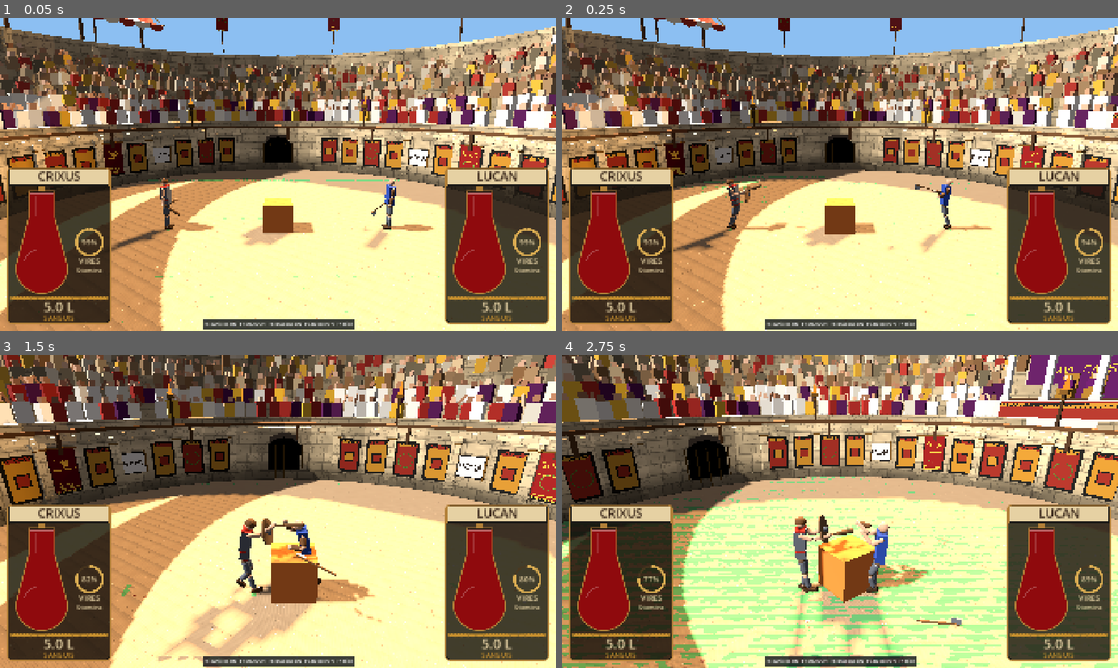
Above: before the commit, frames 1-4 (two rows, left to right).
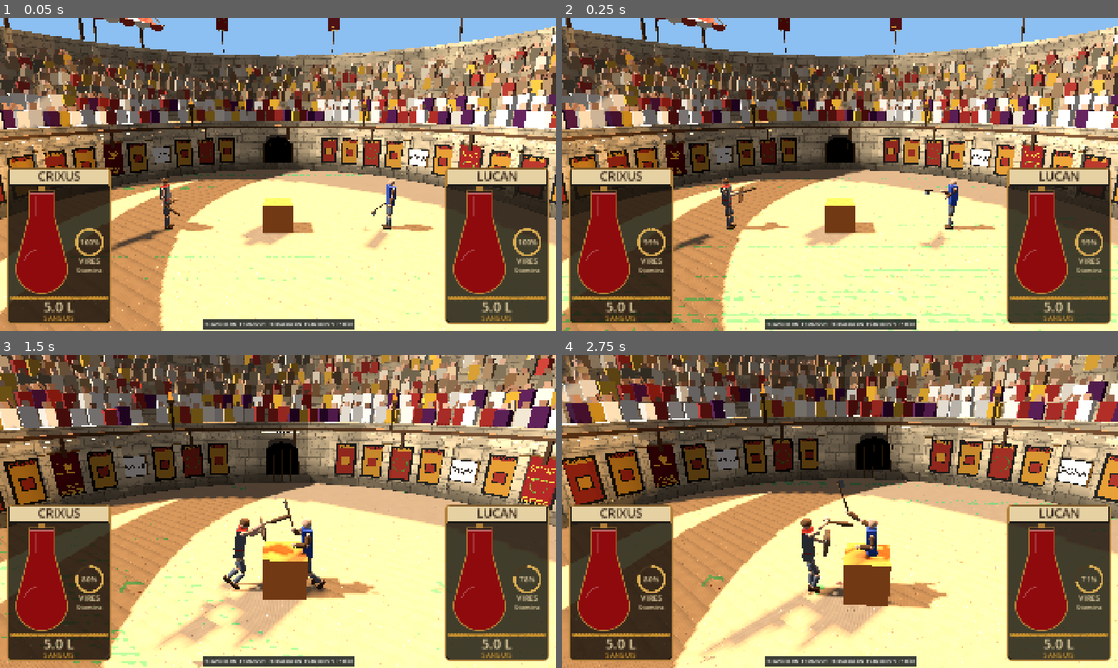
Above: after the commit, the same moments.

Repository: Proximo0/gladiator
Game: Godot game, scene res://game/main.tscn
Two runs of this game, one before a commit and one after it. Both use one fixed random seed, a clock stepped at 60 frames per second and the inputs below.
Inputs (mouse positions are in pixels of both pictures, inside the frame that each line leads up to):
- Up to frame 1 (0.05 s): no input
- Up to frame 2 (0.25 s): no input
- Up to frame 3 (1.5 s): move the mouse to (400, 495) at 0.52 s; hold D (move_right) 0.53-1.25 s; tap E (grab) at 0.6 s; click (400, 495) at 0.67 s; right-click (400, 495) at 0.8 s; drag from (166, 527) to (250, 574) at 1.27 s
- Up to frame 4 (2.75 s): move the mouse to (895, 442) at 2.02 s; hold D (move_right) from 2.03 s (still down); click (895, 442) at 2.1 s; tap E (grab) at 2.3 s

The runs differ from the first frame. In frame 1, 0.7% of the frame differs, in the area x 0-100%, y 0-98%; in frame 2, 7.5%; in frame 3, 36%; in frame 4, 61%, in the area x 0-100%, y 0-100%.

Commit message:
Round 1 AI: bots commit to attacks, seek weapon-specific finishers, aim disarms, ease aim to cut self hits
Co-Authored-By: Claude Opus 5.5 (1M context) <noreply@anthropic.com>
Claude-Session: https://claude.ai/code/session_013R8XaCuSdDMpiKfmDz2iCx

Diff:
--- a/game/ai/fighter_brain.gd
+++ b/game/ai/fighter_brain.gd
@@ -14,7 +14,14 @@
 const GUARD_W: float = 0.55  ## half width of the guard plane (m), mirrors Tuning guard_width
 const GUARD_H: float = 0.45  ## half height of the guard plane (m), mirrors Tuning guard_height
 const WINDUP_AMP: float = 0.85
-const FINISHER_BLOOD: float = 0.4  ## mirrors Tuning finisher_blood_frac
+const SPAWN_HOLD_TICKS: int = 24  ## stand still while the spawn pose settles (a lunging start whips the weapon into the own body)
+const FINISH_STRIKE_SCALE: float = 0.8  ## finisher strikes sweep this much faster (shorter strike)
+const SLEW_NEUTRAL: float = 0.07  ## max aim travel per tick when returning to the neutral guard (no whip-back through the body)
+const AIM_LEFT_LIMIT: float = -0.55  ## aim x below this sweeps the weapon through the own offhand arm (self hits)
+const AIM_LOW_LIMIT: float = -0.75
+const SLEW_RECOVER: float = 0.045
+const SLEW_GUARD: float = 0.2
+const BLUNT_HEAD_BIAS: float = 2.0  ## blunt weapons do not bleed: they win by knocking the head (consciousness)
 
 const ST_APPROACH: int = 0
 const ST_FEINT: int = 1
@@ -36,16 +43,18 @@
 const PRESETS: Dictionary = {
 	"brute": {"aggression": 0.7, "patience": 0.2, "reaction_ms": 260.0, "aim_noise": 0.3,
 		"preferred_attacks": ["overhead", "horizontal"], "risk": 0.6, "range_frac": 0.8, "retreat_stamina": 0.2,
-		"retreat_blood": 0.15, "feint": 0.05, "cripple": 0.0},
+		"retreat_blood": 0.15, "feint": 0.05, "cripple": 0.0, "disarm_aim": 0.08, "commit_ticks": 70},
 	"duelist": {"aggression": 0.5, "patience": 0.8, "reaction_ms": 140.0, "aim_noise": 0.1,
 		"preferred_attacks": ["diag", "thrust", "horizontal"], "risk": 0.3, "range_frac": 0.9,
-		"retreat_stamina": 0.3, "retreat_blood": 0.3, "feint": 0.35, "cripple": 0.5},
+		"retreat_stamina": 0.3, "retreat_blood": 0.3, "feint": 0.35, "cripple": 0.5, "disarm_aim": 0.4,
+		"commit_ticks": 120},
 	"coward": {"aggression": 0.2, "patience": 0.9, "reaction_ms": 200.0, "aim_noise": 0.25,
 		"preferred_attacks": ["thrust", "low"], "risk": 0.05, "range_frac": 1.3, "retreat_stamina": 0.45,
-		"retreat_blood": 0.6, "feint": 0.1, "cripple": 1.0},
+		"retreat_blood": 0.6, "feint": 0.1, "cripple": 1.0, "disarm_aim": 0.15,
+		"commit_ticks": 150},
 	"berserker": {"aggression": 1.0, "patience": 0.0, "reaction_ms": 220.0, "aim_noise": 0.4,
 		"preferred_attacks": ["horizontal", "diag"], "risk": 1.0, "range_frac": 0.7, "retreat_stamina": 0.06,
-		"retreat_blood": 0.0, "feint": 0.0, "cripple": 0.0},
+		"retreat_blood": 0.0, "feint": 0.0, "cripple": 0.0, "disarm_aim": 0.0, "commit_ticks": 40},
 }
 
 var _rng := RandomNumberGenerator.new()
@@ -66,7 +75,10 @@
 var _thr_prev: bool = false
 var _reflex_ok: bool = true
 var _grab_ticks: int = 0
+var _weapon_giveup: int = 0  ## tick before which the brain does not go for a prop again (a grab that never worked)
 var _main_weapon: String = ""
+var _last_aim: Vector2 = Vector2(0.0, 0.15)  ## aim sent last tick (the hand is eased, not snapped, after a strike)
+var _idle_ticks: int = 0  ## ticks spent circling in approach without starting an attack
 
 # Per-tick geometry (set by _geometry).
 var _fwd: Vector3 = Vector3(0.0, 0.0, -1.0)
@@ -128,6 +140,9 @@
 	if str(obs.get("state", "standing")) == "dead":
 		return out
 	_geometry(me, obs)
+	if _tick <= int(_p.get("spawn_hold", SPAWN_HOLD_TICKS)):
+		_neutral_aim(out)
+		return out
 	_update_state(me, obs)
 	match _state:
 		ST_APPROACH, ST_FINISH:
@@ -181,13 +196,15 @@
 		return
 	if busy:
 		return
-	if _disarmed(me) and not _props(me, obs).is_empty():
+	if _disarmed(me) and _tick >= _weapon_giveup and not _props(me, obs).is_empty():
 		if _state != ST_WEAPON:
 			_enter(ST_WEAPON, 0)
+			_grab_ticks = 0
 		return
 	if _state == ST_WEAPON:
 		_enter(ST_APPROACH, 0)
-	if _tired and not (finishing and _pf("risk") > 0.5):
+	var press: bool = finishing and (_pf("risk") > 0.5 or (stamina > 0.12 and float(me.get("blood_frac", 1.0)) > 0.3))
+	if _tired and not press:
 		if _state != ST_RETREAT:
 			_enter(ST_RETREAT, 0)
 		return
@@ -211,6 +228,8 @@
 
 
 func _enter(s: int, len_ticks: int) -> void:
+	if s == ST_WINDUP or s == ST_FEINT:
+		_idle_ticks = 0
 	_state = s
 	_st_ticks = 0
 	_st_len = len_ticks
@@ -220,7 +239,7 @@
 	var st: String = str(obs.get("state", "standing"))
 	if st == "down" or st == "ko" or st == "getting_up":
 		return true
-	return _foe_blood(obs) < FINISHER_BLOOD
+	return _foe_blood(obs) < Tuning.shared().finisher_blood_frac
 
 
 func _foe_blood(obs: Dictionary) -> float:
@@ -281,8 +300,12 @@
 func _do_approach(me: Dictionary, obs: Dictionary, out: FighterInput) -> void:
 	var finishing: bool = _state == ST_FINISH
 	var hold: float = _reach * _pf("range_frac")
+	_idle_ticks += 1
+	var committed: bool = _idle_ticks > int(_pf("commit_ticks"))
+	if committed:
+		hold = minf(hold, _reach * 0.85)  # waited long enough: step into striking range
 	if finishing:
-		hold = _reach * 0.75
+		hold = _reach * 0.85
 	var stamina: float = float(me.get("stamina", 1.0))
 	_neutral_aim(out)
 	_shield_up(me, out)
@@ -301,7 +324,7 @@
 		out.move_x = _circle_dir * 600
 		out.move_y = roundi(clampf((_dist - hold) * 1.5, -0.6, 0.6) * 1000.0)
 		_wait = maxi(_wait - 1, 0)
-	if finishing:
+	if finishing or committed:
 		_wait = 0
 	if _wait > 0:
 		return
@@ -309,8 +332,10 @@
 	var p: float = lerpf(0.3, 1.0, _pf("aggression")) + (0.3 if opp else 0.0)
 	if not opp and not finishing:
 		p *= lerpf(1.0, 0.25, _pf("patience"))
+	if committed:
+		p = maxf(p, 0.5)
 	var in_reach: bool = _dist <= _reach * 1.05
-	var lunge: bool = _dist <= _reach * 1.9 and (_pf("aggression") > 0.5 or opp or finishing)
+	var lunge: bool = _dist <= _reach * (1.3 if finishing else 1.9) and (_pf("aggression") > 0.5 or opp or finishing or committed)
 	if _rng.randf() <= p and (in_reach or lunge):
 		_plan = _make_plan(me, obs, finishing)
 		if not finishing and _rng.randf() < _pf("feint"):
@@ -370,7 +395,7 @@
 
 
 func _do_recover(me: Dictionary, obs: Dictionary, out: FighterInput) -> void:
-	_neutral_aim(out)
+	_neutral_aim(out, SLEW_RECOVER)
 	_shield_up(me, out)
 	out.move_y = roundi(-300.0 * (1.0 - _pf("aggression")))
 	if _st_ticks + 1 >= _st_len:
@@ -387,13 +412,13 @@
 func _do_guard(me: Dictionary, obs: Dictionary, out: FighterInput) -> void:
 	var tip: Vector3 = obs.get("tip_pos", Vector3.ZERO)
 	var a: Vector2 = _clamp_aim(Vector2((tip - _origin).dot(_right) / GUARD_W * 0.7, (tip.y - _origin.y) / GUARD_H * 0.7))
-	_set_aim(out, a)
+	_set_aim(out, _last_aim.move_toward(a, SLEW_GUARD))
 	out.buttons |= FighterInput.SWING | FighterInput.OFFHAND
 	out.move_y = -250 if _dist < _reach * 1.2 else 0
 
 
 func _do_retreat(me: Dictionary, obs: Dictionary, out: FighterInput) -> void:
-	_set_aim(out, Vector2(0.0, 0.2))
+	_set_aim(out, _last_aim.move_toward(Vector2(0.0, 0.2), SLEW_NEUTRAL))
 	_shield_up(me, out)
 	if _dist < _reach * 2.2:
 		out.move_y = -800
@@ -414,16 +439,22 @@
 		if d < bd:
 			bd = d
 			best = pp
+	_grab_ticks += 1
+	if _grab_ticks > 240:  # the prop cannot be picked up (or the foe stands on it): fight with fists for a while
+		_weapon_giveup = _tick + 600
+		_enter(ST_APPROACH, 0)
+		return
 	var to: Vector3 = best - mp
 	to.y = 0.0
 	var near: float = to.length()
 	_set_aim(out, _clamp_aim(_aim_for(best)))
-	if near > 0.6:
-		_move_world(to / maxf(near, 0.001), 1.0, out)
+	if near > 0.35:
+		_move_world(to / maxf(near, 0.001), 1.0 if near > 1.0 else 0.4, out)
 		if near > 4.0 and float(me.get("stamina", 1.0)) > 0.4:
 			out.buttons |= FighterInput.SPRINT
 	if near < 1.2:
-		out.buttons |= FighterInput.GRAB
+		if _grab_ticks % 12 < 6:  # the fighter grabs on a rising edge: pulse the button
+			out.buttons |= FighterInput.GRAB
 		if best.y < 0.5:
 			out.buttons |= FighterInput.CROUCH
 
@@ -458,17 +489,35 @@
 				kind = "thrust"
 				part = "torso"
 		else:
-			if edged and _armor_score(armor, "head", false) < 0.7:
-				kind = "horizontal"
-				part = "head"
-				neck = true
-			elif pointy:
-				kind = "thrust"
-				part = "torso" if _armor_score(armor, "torso", false) < 0.6 else "head"
-				neck = part == "head"
-			else:
-				kind = "overhead"
-				part = "head"
+			# Pick the killing blow the weapon can deliver (core brief: behead / gut / run through / skull crush),
+			# weighted toward the least armored target.
+			var opts: Dictionary = {}
+			var head_open: float = 1.0 - _armor_score(armor, "head", blunt)
+			var torso_open: float = 1.0 - _armor_score(armor, "torso", blunt)
+			var belly_open: float = 1.0 - _armor_score(armor, "pelvis", blunt)
+			if edged:
+				opts["behead"] = head_open * 1.2
+				opts["gut"] = maxf(torso_open, belly_open) * 1.0
+			if pointy:
+				opts["run_through"] = torso_open * (2.0 if shape == "spear" else 1.0)
+			if blunt and shape != "fist":
+				opts["skull_crush"] = head_open
+			if opts.is_empty():
+				opts["skull_crush"] = 1.0
+			match _pick(opts):
+				"behead":
+					kind = "horizontal"
+					part = "head"
+					neck = true
+				"gut":
+					kind = "horizontal"
+					part = "pelvis" if belly_open >= torso_open else "torso"
+				"run_through":
+					kind = "thrust"
+					part = "torso"
+				_:
+					kind = "overhead"
+					part = "head"
 		half = can_half and kind == "thrust" and _armor_score(armor, part, false) >= 0.4
 	else:
 		kind = _pick(_kind_weights(def))
@@ -476,6 +525,10 @@
 			kind = "thrust"
 			half = true
 		part = _pick_part(obs, armor, kind, blunt)
+		if kind != "thrust" and kind != "low" and _rng.randf() < _pf("disarm_aim"):
+			part = "forearm_r"  # knock the weapon out of the hand: strike the holding forearm
+			if kind == "overhead":
+				kind = "diag"
 		neck = part == "head" and edged and (kind == "horizontal" or kind == "diag")
 	var dir := Vector2.ZERO
 	match kind:
@@ -542,6 +595,8 @@
 				wt *= 1.6 if n == "torso" else (0.3 if leg else (0.4 if arm else 1.0))
 		if leg:
 			wt *= 1.0 + _pf("cripple") * 2.5
+		if blunt and n == "head":
+			wt *= BLUNT_HEAD_BIAS
 		var sc: float = _armor_score(armor, n, blunt)
 		wt *= 1.3 if sc <= 0.0 else (1.0 - 0.85 * sc)
 		var info: Dictionary = CombatData.part_info(n)
@@ -650,13 +705,16 @@
 
 func _set_aim(out: FighterInput, v: Vector2) -> void:
 	var c: Vector2 = _clamp_aim(v)
+	c.x = maxf(c.x, AIM_LEFT_LIMIT)
+	c.y = maxf(c.y, AIM_LOW_LIMIT)  # a hand driven to the lowest aim drags the blade through the own thigh and pelvis  # the weapon hand stays off the offhand arm/shield side of the body
+	_last_aim = c
 	out.aim_x = roundi(c.x * 1000.0)
 	out.aim_y = roundi(c.y * 1000.0)
 
 
-func _neutral_aim(out: FighterInput) -> void:
+func _neutral_aim(out: FighterInput, step: float = SLEW_NEUTRAL) -> void:
 	var s: float = sin(float(_tick) * 0.05) * 0.08 * _pf("aim_noise")
-	_set_aim(out, Vector2(s, 0.15))
+	_set_aim(out, _last_aim.move_toward(Vector2(s, 0.15), step))
 
 
 func _shield_up(me: Dictionary, out: FighterInput) -> void:
@@ -700,9 +758,10 @@
 func _strike_len(me: Dictionary) -> int:
 	var def: Dictionary = CombatData.weapon(str(me.get("weapon_id", "fists")))
 	var m: float = float(def.get("mass", 1.0))
+	var fast: float = FINISH_STRIKE_SCALE if bool(_plan.get("finishing", false)) else 1.0  # a killing blow wants speed
 	if _plan.get("kind", "") == "thrust":
-		return clampi(roundi(8.0 + m * 2.0), 8, 16)
-	return clampi(roundi(12.0 + m * 5.0), 12, 30)
+		return clampi(roundi((8.0 + m * 2.0) * fast), 6, 16)
+	return clampi(roundi((12.0 + m * 5.0) * fast), 9, 30)
 
 
 func _new_wait() -> int:
--- a/tests/unit/test_fighter_brain.gd
+++ b/tests/unit/test_fighter_brain.gd
@@ -25,7 +25,7 @@
 
 
 func _brain(personality: Dictionary = {}) -> FighterBrain:
-	var p: Dictionary = {"reaction_ms": 0.0, "aim_noise": 0.0}
+	var p: Dictionary = {"reaction_ms": 0.0, "aim_noise": 0.0, "spawn_hold": 0}
 	p.merge(personality, true)
 	return FighterBrain.new(7, p)
 
@@ -117,9 +117,15 @@
 	assert_eq(str(b.plan()["kind"]), "overhead")
 
 
+## Runs past the spawn hold (the brain stands still for its first ticks).
+func _warm(b: FighterBrain, f: Array) -> void:
+	b.think(f[0], f[1], DT)
+
+
 func test_retreats_when_stamina_low() -> void:
 	var b := _brain({"preset": "duelist"})
 	var f: Array = _pair(2.0)
+	_warm(b, f)
 	(f[0] as Dictionary)["stamina"] = 0.05
 	var inp: FighterInput = null
 	for i in 5:
@@ -141,7 +147,7 @@
 func test_picks_up_a_dropped_weapon() -> void:
 	var b := _brain({"preset": "duelist"})
 	var f: Array = _pair(5.0)
-	b.think(f[0], f[1], DT)
+	_warm(b, f)
 	var me: Dictionary = f[0]
 	me["weapon_id"] = "fists"
 	me["props"] = [{"pos": Vector3(1.0, 0.05, -1.0), "weapon_id": "gladius"}]
@@ -214,3 +220,82 @@
 func test_presets_differ() -> void:
 	assert_true(FighterBrain.preset("coward")["aggression"] < FighterBrain.preset("berserker")["aggression"])
 	assert_true(FighterBrain.preset("berserker")["risk"] > FighterBrain.preset("duelist")["risk"])
+
+
+func test_holds_still_while_spawn_settles() -> void:
+	var b := _brain({"preset": "berserker", "spawn_hold": 24})
+	var f: Array = _pair(5.0)
+	var inp: FighterInput = b.think(f[0], f[1], DT)
+	assert_eq(inp.move_y, 0, "no lunge on the first tick")
+	assert_false(inp.has(FighterInput.SWING))
+
+
+func test_cowardly_pair_still_closes_and_swings() -> void:
+	# range_frac 1.3 holds outside striking range; after commit_ticks the coward steps in and attacks.
+	var b := _brain({"preset": "coward"})
+	var f: Array = _pair(2.4)
+	var swung: bool = false
+	for i in 900:
+		var inp: FighterInput = b.think(f[0], f[1], DT)
+		if inp.has(FighterInput.SWING) and b.state_name() == "windup":
+			swung = true
+			break
+	assert_true(swung, "a coward eventually commits to an attack")
+
+
+func _finish_plan(weapon: String, armor: Dictionary, seed_value: int) -> Dictionary:
+	var b := FighterBrain.new(seed_value, {"preset": "duelist", "reaction_ms": 0.0, "aim_noise": 0.0, "spawn_hold": 0})
+	var f: Array = _pair(1.0, weapon)
+	(f[1] as Dictionary)["blood_frac"] = 0.1
+	(f[1] as Dictionary)["armor"] = armor
+	for i in 400:
+		b.think(f[0], f[1], DT)
+		if not b.plan().is_empty() and bool(b.plan().get("finishing", false)):
+			return b.plan()
+	return {}
+
+
+func test_spear_finisher_is_a_thrust_to_the_torso() -> void:
+	var p: Dictionary = _finish_plan("spear", {}, 3)
+	assert_false(p.is_empty(), "plans a finisher")
+	assert_eq(str(p["kind"]), "thrust")
+	assert_eq(str(p["part"]), "torso")
+
+
+func test_blunt_finisher_is_overhead_to_the_head() -> void:
+	var p: Dictionary = _finish_plan("club", {}, 3)
+	assert_false(p.is_empty(), "plans a finisher")
+	assert_eq(str(p["kind"]), "overhead")
+	assert_eq(str(p["part"]), "head")
+
+
+func test_sword_finisher_is_a_behead_gut_or_run_through() -> void:
+	var kinds: Dictionary = {}
+	for sd in 12:
+		var p: Dictionary = _finish_plan("gladius", {}, sd)
+		if p.is_empty():
+			continue
+		kinds["%s/%s" % [p["kind"], p["part"]]] = true
+		assert_true(["head", "torso", "pelvis"].has(str(p["part"])), "a killing target")
+	assert_true(kinds.size() >= 2, "varies between killing blows")
+
+
+func test_aim_never_sweeps_to_the_offhand_side() -> void:
+	var b := _brain({"preset": "berserker"})
+	var f: Array = _pair(1.2)
+	for i in 300:
+		var inp: FighterInput = b.think(f[0], f[1], DT)
+		assert_true(inp.aim_x >= int(FighterBrain.AIM_LEFT_LIMIT * 1000.0) - 1, "aim x stays right of the limit")
+
+
+func test_duelist_sometimes_aims_at_the_weapon_forearm() -> void:
+	var hit: int = 0
+	for sd in 30:
+		var b := FighterBrain.new(sd, {"preset": "duelist", "reaction_ms": 0.0, "spawn_hold": 0})
+		var f: Array = _pair(1.0)
+		for i in 200:
+			b.think(f[0], f[1], DT)
+			if str(b.plan().get("part", "")) == "forearm_r":
+				hit += 1
+				break
+	assert_true(hit > 0, "disarm attempts happen")
